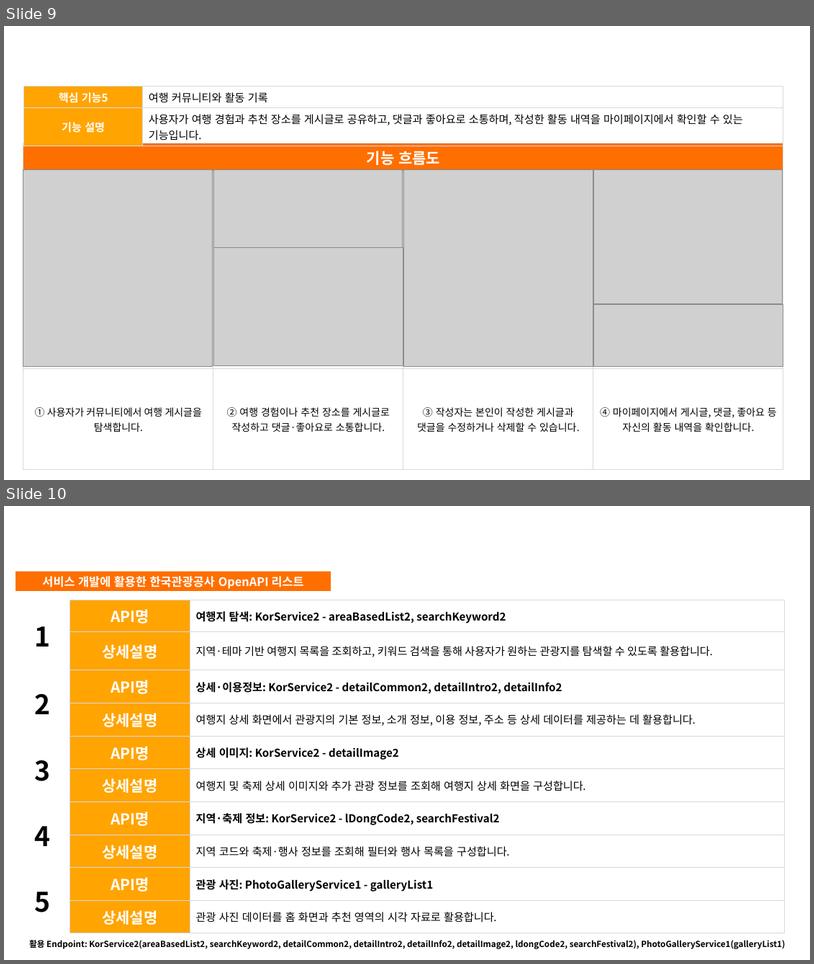
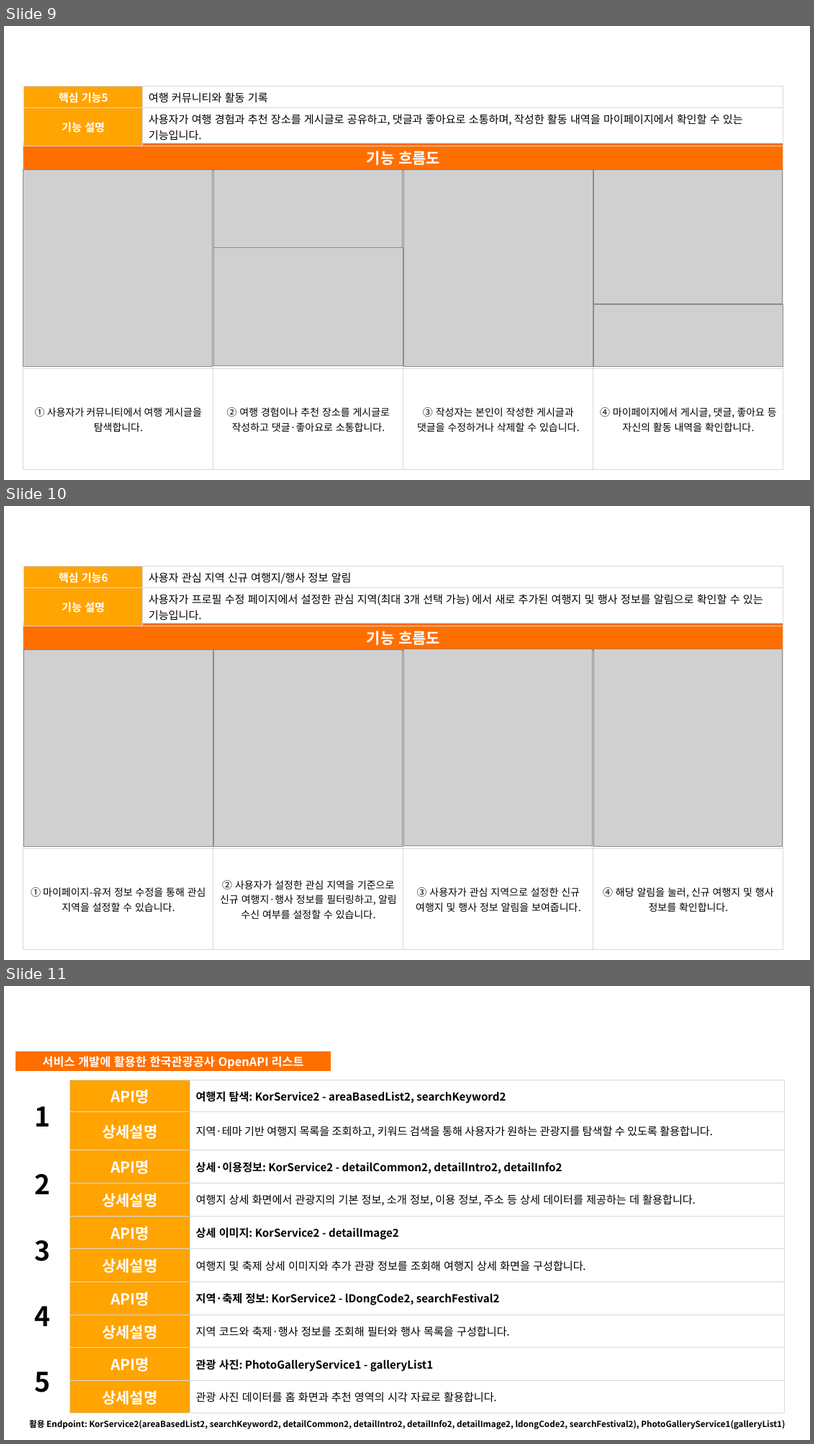
Before and after one commit to dorigum/CodeTrip-firebase-log, a slide deck: output/contest/2026 관광데이터 활용 공모전 웹앱 개발 부문 기능설명서 최종_CodeTrip(구도연).pptx. Shown one above the other, each under a label of ours: slides 9 and 10 before the commit, slides 9, 10 and 11 after it. The pictures are 814x964 and 814x1444 pixels, drawn with LibreOffice and Linux fonts; fonts in the diff are those of the drawing; grey boxes stand for pictures; background and template pictures are left out. Boxes give left, top, right and bottom in pixels: in the first picture for what was removed or moved away, otherwise in the second. Text is boxed around its words. In the diff, an @@ line names an element or a change of style, - is before the commit and + after.

```diff
--- a/output/contest/2026 관광데이터 활용 공모전 웹앱 개발 부문 기능설명서 최종_CodeTrip(구도연).pptx
+++ b/output/contest/2026 관광데이터 활용 공모전 웹앱 개발 부문 기능설명서 최종_CodeTrip(구도연).pptx
@@ slide 10 added at (4, 506, 810, 960), background picture (left out) @@
@@ table added at (24, 566, 784, 623), 2 rows, 2 columns @@
+핵심 기능6 | 사용자 관심 지역 신규 여행지/행사 정보 알림
+기능 설명 | 사용자가 프로필 수정 페이지에서 설정한 관심 지역(최대 3개 선택 가능) 에서 새로 추가된 여행지 및 행사 정보를 알림으로 확인할 수 있는 기능입니다.
@@ table added at (23, 623, 783, 947), 3 rows, 4 columns @@
+기능 흐름도 |  |  | 
+ |  |  | 
+① 마이페이지-유저 정보 수정을 통해 관심 지역을 설정할 수 있습니다. | ② 사용자가 설정한 관심 지역을 기준으로 신규 여행지·행사 정보를 필터링하고, 알림 수신 여부를 설정할 수 있습니다. | ③ 사용자가 관심 지역으로 설정한 신규 여행지 및 행사 정보 알림을 보여줍니다. | ④ 해당 알림을 눌러, 신규 여행지 및 행사 정보를 확인합니다.
@@ picture added at (24, 649, 214, 846) @@
@@ picture added at (214, 649, 403, 846) @@
@@ picture added at (404, 649, 593, 846) @@
@@ picture added at (594, 649, 783, 847) @@
@@ what was slide 10 is now slide 11 @@
```
Also in this commit, not shown: 8 slides changed, 1 other file.
